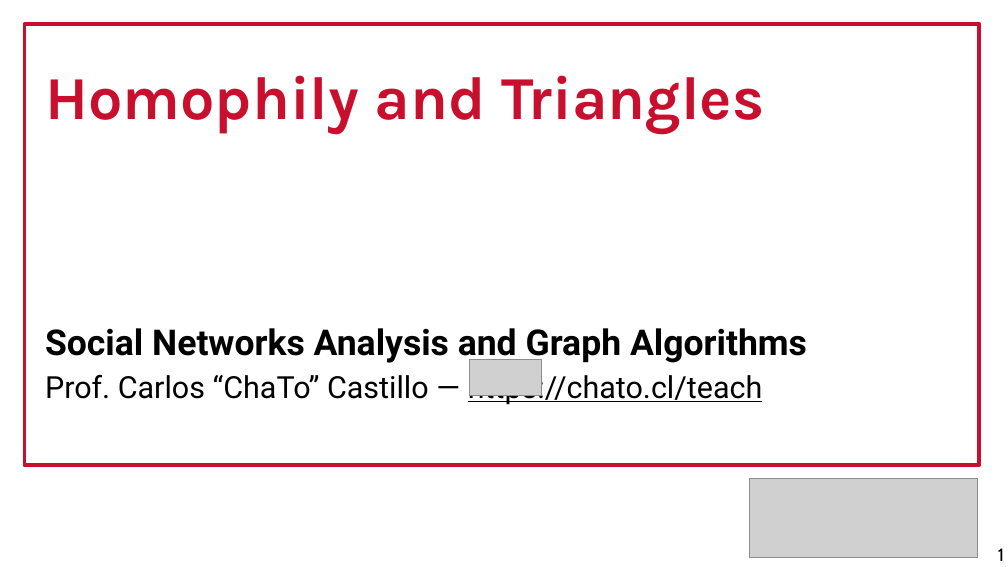
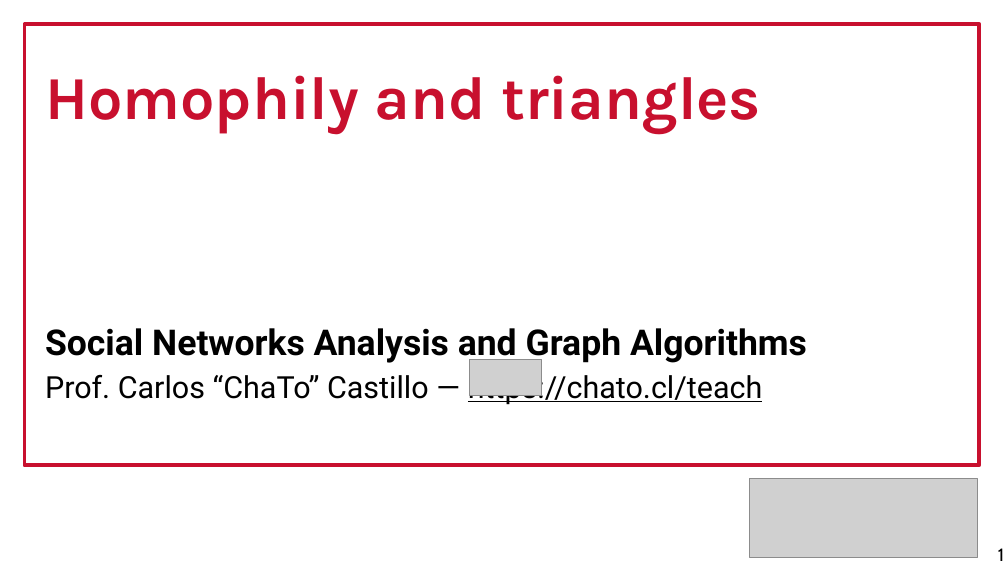
Before and after one commit to chatox/networks-science-course, a slide deck: slide 1 of theory/odp/tt05-homophily_triangles.odp. Drawn at 1008x567 pixels with LibreOffice and Linux fonts; fonts in the diff are those of the drawing; grey boxes stand for pictures. Boxes give left, top, right and bottom in pixels: in the first picture for what was removed or moved away, otherwise in the second. Text is boxed around its words. In the diff, an @@ line names an element or a change of style, - is before the commit and + after.

```diff
--- a/theory/odp/tt05-homophily_triangles.odp
+++ b/theory/odp/tt05-homophily_triangles.odp
@@ text at [45,75,761,133]: text changed @@
-Homophily and Triangles
+Homophily and triangles
```
Also in this commit, not shown: 1 other slide changed, 5 other files.
